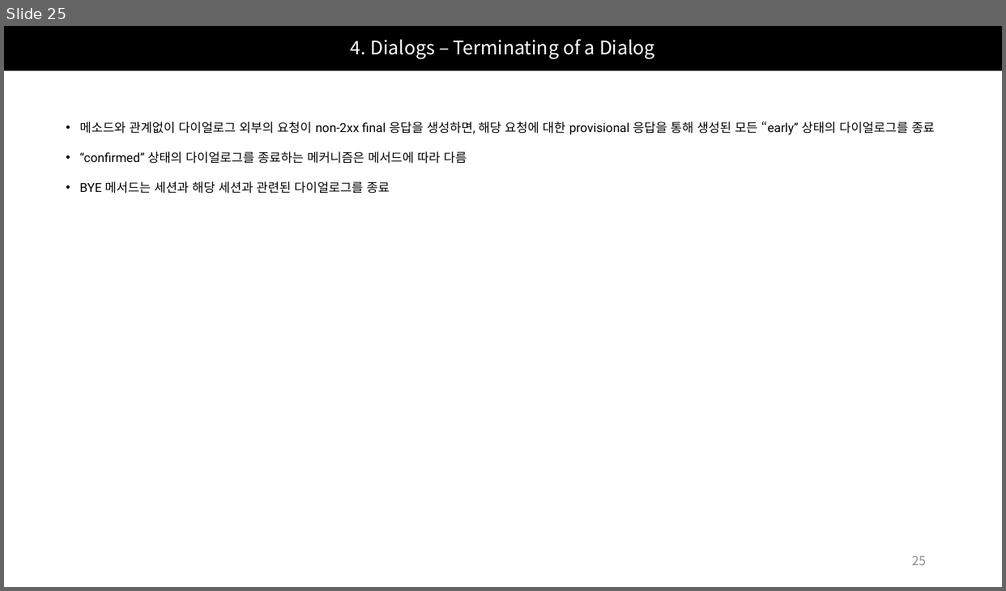
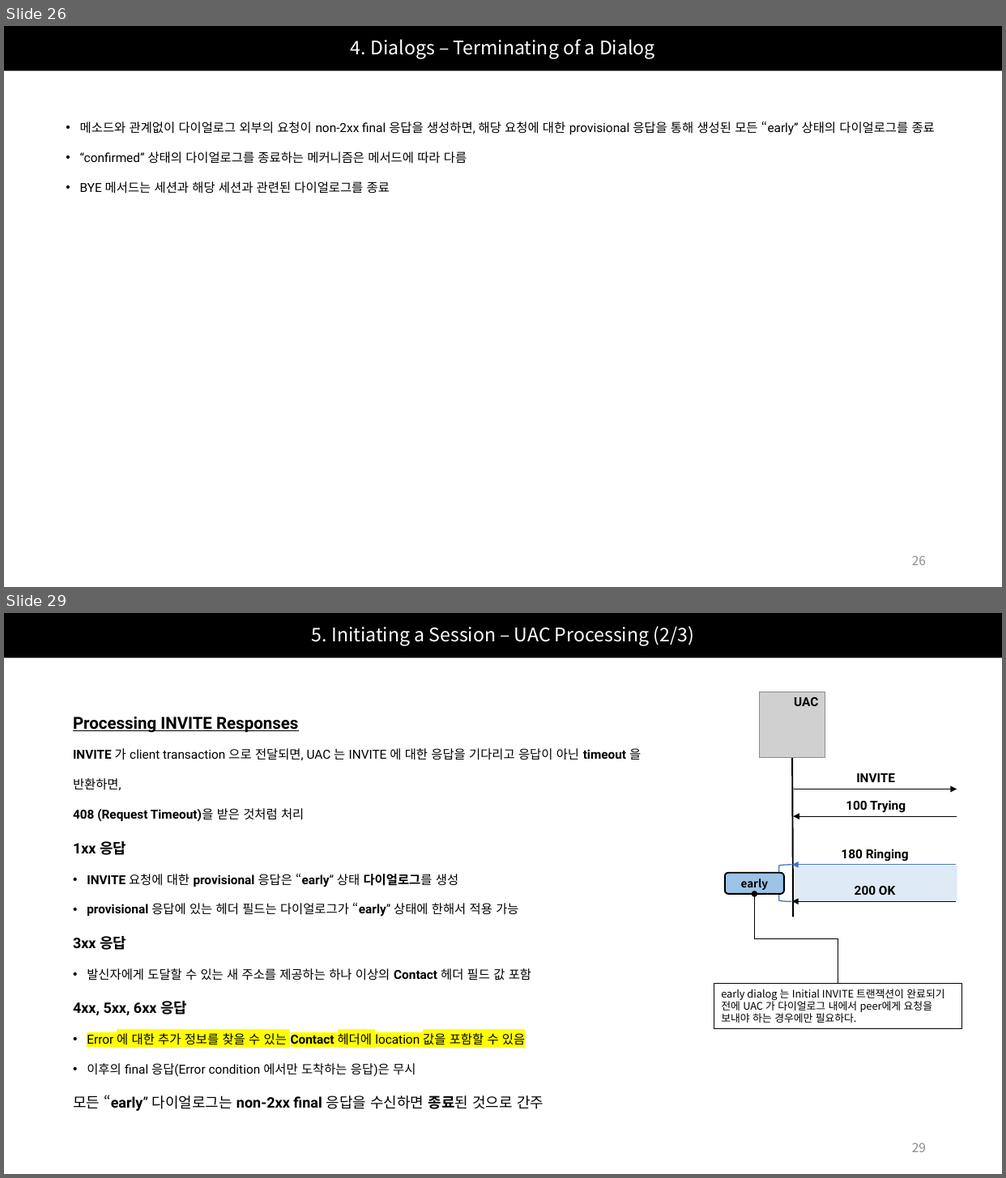
Before and after one commit to Epsilonely/SIP-Survey, a slide deck: 세미나 2차.pptx. Shown one above the other, each under a label of ours: slide 25 before the commit, slides 26 and 29 after it; the slides between them are not shown. The pictures are 1006x591 and 1006x1178 pixels, drawn with LibreOffice and Linux fonts; fonts in the diff are those of the drawing; grey boxes stand for pictures. Boxes give left, top, right and bottom in pixels: in the first picture for what was removed or moved away, otherwise in the second. Text is boxed around its words. In the diff, an @@ line names an element or a change of style, - is before the commit and + after.

```diff
--- a/세미나 2차.pptx
+++ b/세미나 2차.pptx
@@ slide 29 added at (x1=4, y1=613, x2=1002, y2=1174), background #FFFFFF @@
@@ title added at (x1=4, y1=613, x2=1002, y2=658), fill #000000, 18 pt, text #FFFFFF @@
+5. Initiating a Session – UAC Processing (2/3)
@@ picture added at (x1=760, y1=692, x2=825, y2=757) @@
@@ text added at (x1=794, y1=697, x2=818, y2=706), 12 pt, text #000000, bold @@
+UAC
@@ text added at (x1=73, y1=717, x2=641, y2=1111), 12 pt, text #000000 @@
+Processing INVITE Responses
+INVITE 가 client transaction 으로 전달되면, UAC 는 INVITE 에 대한 응답을 기다리고 응답이 아닌 timeout 을 반환하면,
+408 (Request Timeout)을 받은 것처럼 처리
+1xx 응답
+• INVITE 요청에 대한 provisional 응답은 “early” 상태 다이얼로그를 생성
+• provisional 응답에 있는 헤더 필드는 다이얼로그가 “early” 상태에 한해서 적용 가능
+3xx 응답
+• 발신자에게 도달할 수 있는 새 주소를 제공하는 하나 이상의 Contact 헤더 필드 값 포함
+4xx, 5xx, 6xx 응답
+• Error 에 대한 추가 정보를 찾을 수 있는 Contact 헤더에 location 값을 포함할 수 있음
+• 이후의 final 응답(Error condition 에서만 도착하는 응답)은 무시
+모든 “early” 다이얼로그는 non-2xx final 응답을 수신하면 종료된 것으로 간주
@@ line added from (792, 757) to (793, 917), #000000 1.5 pt @@
@@ text added at (x1=856, y1=773, x2=895, y2=782), 12 pt, text #000000, bold @@
+INVITE
@@ arrow added from (794, 789) to (957, 789), #000000 0.75 pt @@
@@ text added at (x1=846, y1=800, x2=906, y2=813), 12 pt, text #000000, bold @@
+100 Trying
@@ arrow added from (957, 816) to (793, 816), #000000 0.75 pt @@
@@ text added at (x1=841, y1=849, x2=909, y2=862), 12 pt, text #000000, bold @@
+180 Ringing
@@ rounded rectangle added at (x1=725, y1=873, x2=784, y2=894), fill #9DC3E6, outline #000000 1.5 pt, 10.5 pt, text #000000, bold @@
+early
@@ left bracket added at (x1=779, y1=865, x2=791, y2=901), outline #4472C4 1 pt @@
@@ arrow added from (957, 865) to (792, 865), #4472C4 0.75 pt @@
@@ rectangle added at (x1=795, y1=866, x2=957, y2=902), fill #DEEBF7 @@
@@ elbow arrow added from (838, 983) to (755, 894), #000000 0.5 pt @@
@@ arrow added from (957, 902) to (792, 902), #000000 0.75 pt @@
@@ text added at (x1=854, y1=886, x2=895, y2=895), 12 pt, text #000000, bold @@
+200 OK
@@ rectangle added at (x1=714, y1=983, x2=962, y2=1029), fill #FFFFFF, outline #000000 0.75 pt, 10 pt, text #000000 @@
+early dialog 는 Initial INVITE 트랜잭션이 완료되기 전에 UAC 가 다이얼로그 내에서 peer에게 요청을 보내야 하는 경우에만 필요하다.
@@ page number added at (x1=912, y1=1143, x2=926, y2=1152), 12 pt, text #8C8C8C @@
+29
@@ what was slide 25 is now slide 26 @@
@@ page number at (x1=912, y1=556, x2=926, y2=565): text changed @@
-25
+26
```
Also in this commit, not shown: 7 slides changed, 10 other slides added.
